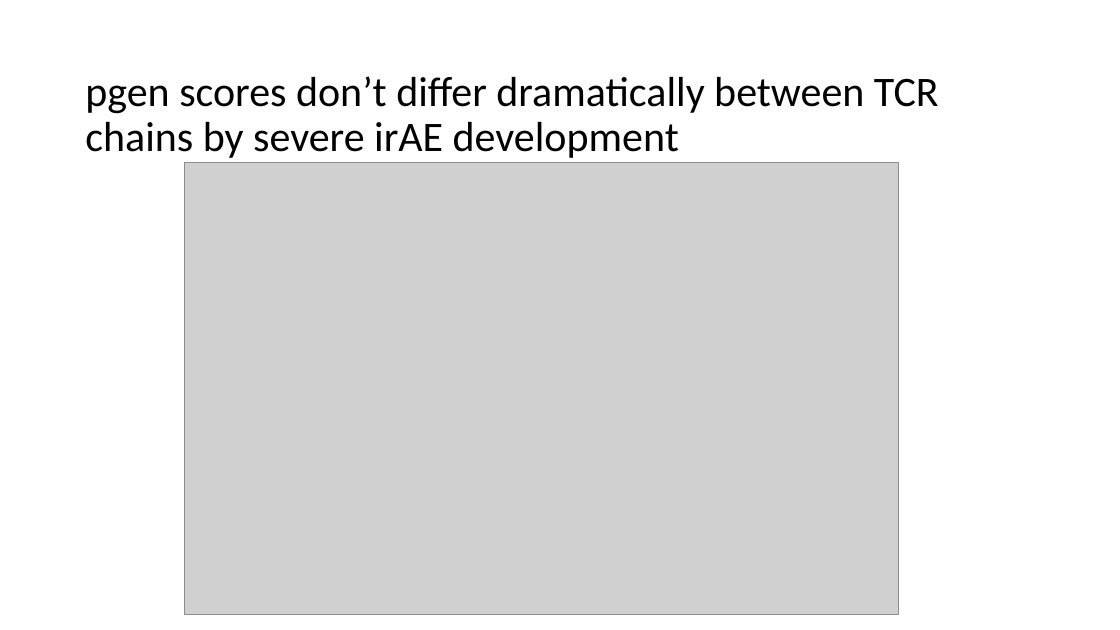
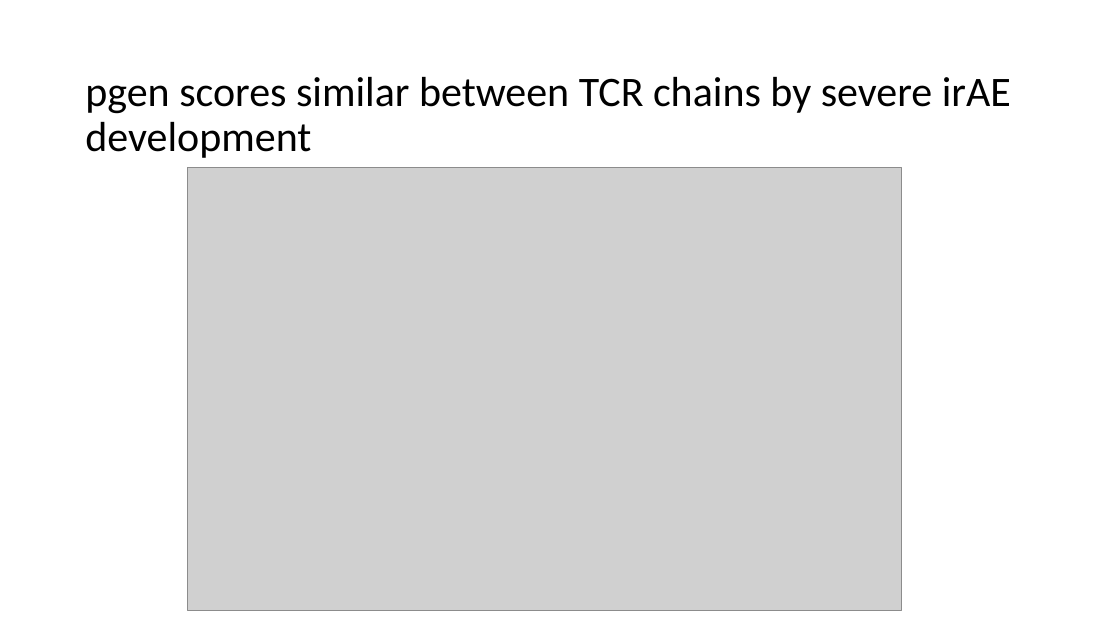
Before and after one commit to tybottorff/bottorffdocs, a slide deck: slide 14 of linsley_postdoc/presentations/weekly_meetings/10_19_23.pptx (slide 16 before the commit). Drawn at 1120x630 pixels with LibreOffice and Linux fonts; fonts in the diff are those of the drawing; grey boxes stand for pictures. Boxes give left, top, right and bottom in pixels: in the first picture for what was removed or moved away, otherwise in the second. Text is boxed around its words. In the diff, an @@ line names an element or a change of style, - is before the commit and + after.

```diff
--- a/linsley_postdoc/presentations/weekly_meetings/10_19_23.pptx
+++ b/linsley_postdoc/presentations/weekly_meetings/10_19_23.pptx
@@ title at box(85, 77, 1011, 158): text changed @@
-pgen scores don’t differ dramatically between TCR chains by severe irAE development
+pgen scores similar between TCR chains by severe irAE development
@@ picture: place and size @@
-picture at box(184, 162, 898, 615)
+picture at box(187, 167, 902, 610)
```
Also in this commit, not shown: 5 other slides changed, 4 slides added, 2 slides removed.
